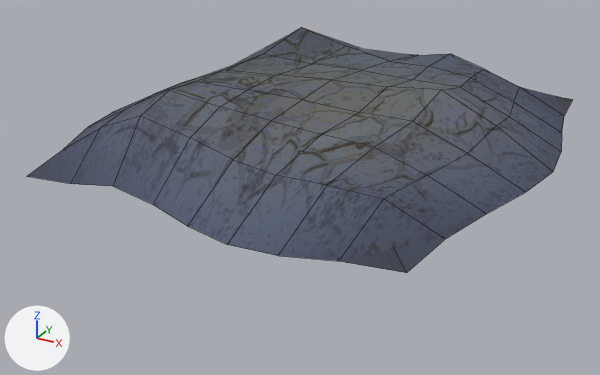
Renders of the FBX model LevelDesign/Road/Assets/road.fbx from each side of a commit.
Both versions are drawn from a 50 mm lens placed at (17.7, -36.9, 14.7), pointed at (-1.5, -1.8, -2.8). Lighting does not change. The marker at lower left points along +X, +Y and +Z. Mesh edges are drawn as thin lines.
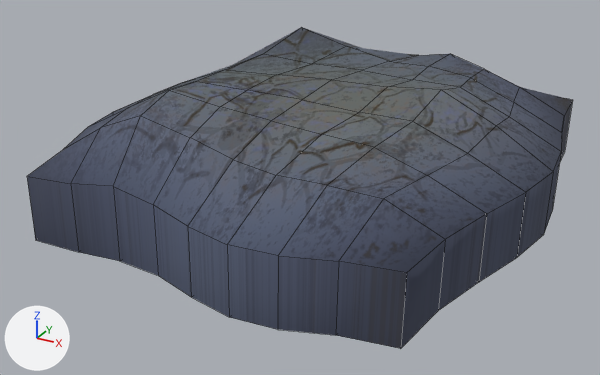
What differs and where, as boxes [x1, y1, x2, y2] in the pictures (600 x 375 px):
'Plane.001', reshaped (31% taller): before [28, 27, 572, 273]; after [27, 27, 573, 349]
part 1 of me_plane_001, built on: before [341, 239, 445, 273]; after [27, 100, 573, 349]

Diff of the bpy script that builds the scene:
```diff
--- a/LevelDesign/Road/Assets/road.fbx.py
+++ b/LevelDesign/Road/Assets/road.fbx.py
@@ me_plane_001 @@
 # used by ob_plane_001; location = (-0.03, -0.03, 1.95); scale = (-11.2, -13.3, -11.2)
-me_plane_001.from_pydata(...)  # 82 vertices, 96 faces; spans x -0.97..1.13, y -1.0..1.01, z -0.14..0.18
+me_plane_001.from_pydata(...)  # 162 vertices, 162 faces; spans x -0.97..1.13, y -1.0..1.01, z -0.14..0.49
+# me_plane_001 part 1
+# 1 vertex is removed from x 0.03, y 0.01, z 0.18
+# 34 faces are deleted
+# 55 vertices are added at x -0.84..1.09, y -0.89..0.89, z 0.47..0.49
+# 13 new vertices lie (0.0, 0.0, 0.29) away from vertices in x -0.92..1.13, y -0.99..1.01, z 0.18
+# 8 new vertices lie (0.01, 0.0, 0.29) away from vertices in x -0.97..0.89, y -1.0..0.91, z 0.18
+# 5 new vertices lie (0.0, 0.0, 0.31) away from vertices in x -0.29..1.1, y -0.96..0.91, z 0.17
+# 100 new faces join them
 me_plane_001.materials.append(mat_material_002)
```
